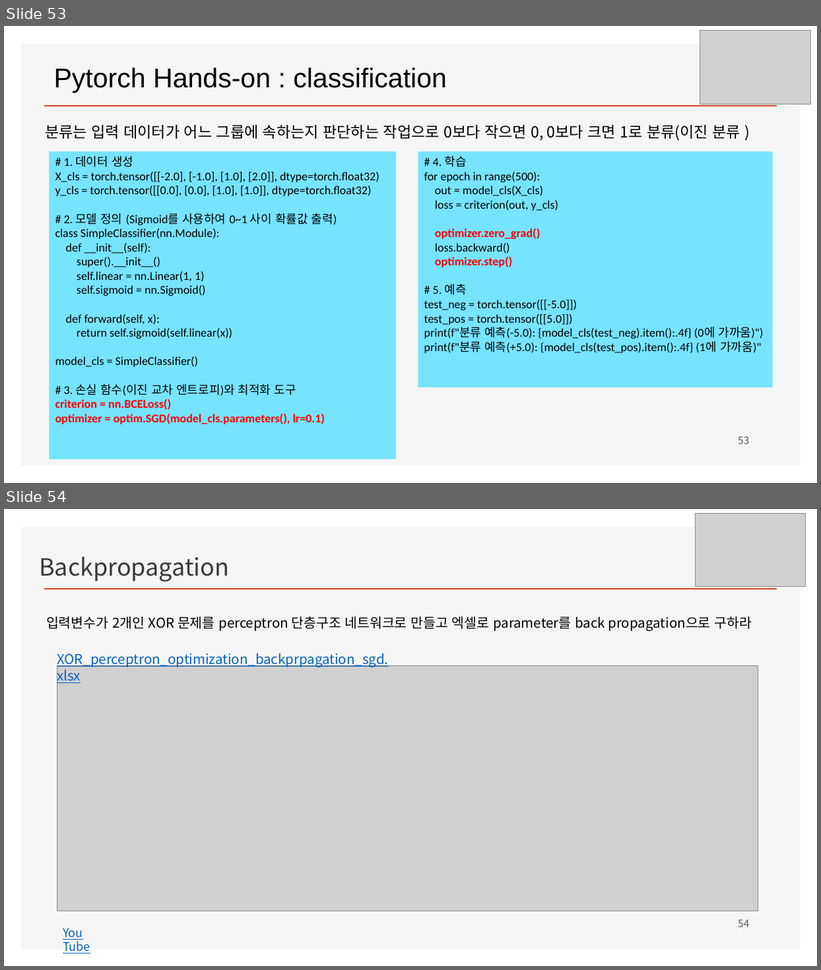
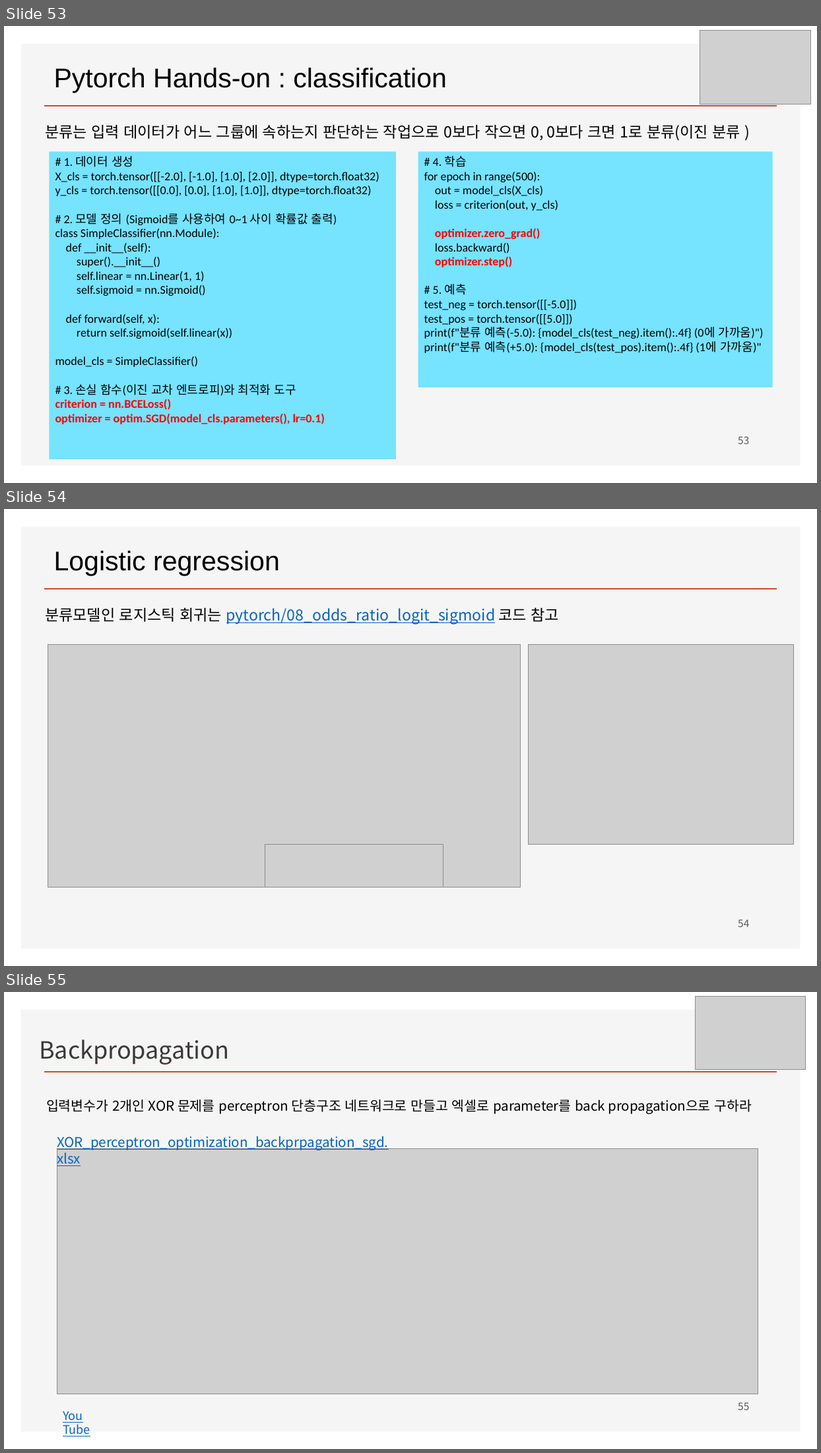
Before and after one commit to ancestor9/mathematics-for-machine-learning, a slide deck: Linear_Algebra/w4_Perceptron_Regression.pptx. Shown one above the other, each under a label of ours: slides 53 and 54 before the commit, slides 53, 54 and 55 after it. The pictures are 821x970 and 821x1453 pixels, drawn with LibreOffice and Linux fonts; fonts in the diff are those of the drawing; grey boxes stand for pictures; background and template pictures are left out. Boxes give left, top, right and bottom in pixels: in the first picture for what was removed or moved away, otherwise in the second. Text is boxed around its words. In the diff, an @@ line names an element or a change of style, - is before the commit and + after.

```diff
--- a/Linear_Algebra/w4_Perceptron_Regression.pptx
+++ b/Linear_Algebra/w4_Perceptron_Regression.pptx
@@ slide 54 added at [4,509,817,966], background #FFFFFF; not listed: 2 template elements that a slide beside it also shows @@
@@ text added at [54,551,280,576], 32 pt, text #000000 @@
+Logistic regression
@@ text added at [45,607,560,625], 18 pt, text #0563C1, underline @@
+분류모델인 로지스틱 회귀는 pytorch/08_odds_ratio_logit_sigmoid 코드 참고
@@ picture added at [48,645,521,888] @@
@@ picture added at [529,645,794,844] @@
@@ picture added at [265,844,443,887] @@
@@ page number added at [738,920,749,927], 12 pt, text #595959 @@
+54
@@ what was slide 54 is now slide 55 @@
@@ page number at [738,1403,749,1410]: text changed @@
-54
+55
```
Also in this commit, not shown: 1 slide changed.
